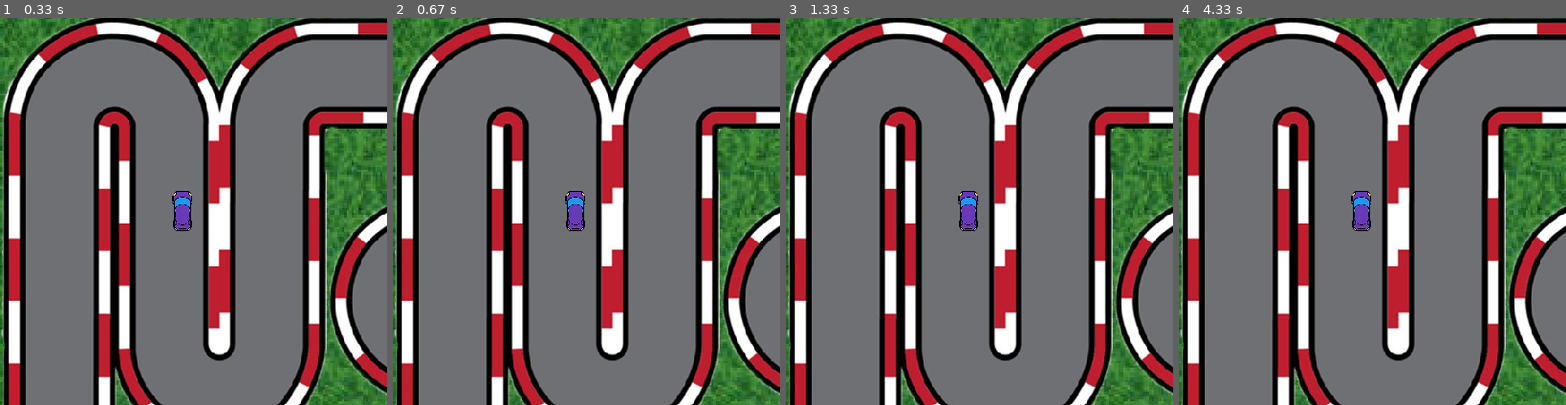
Above: before the commit, frames 1-4 (left to right).
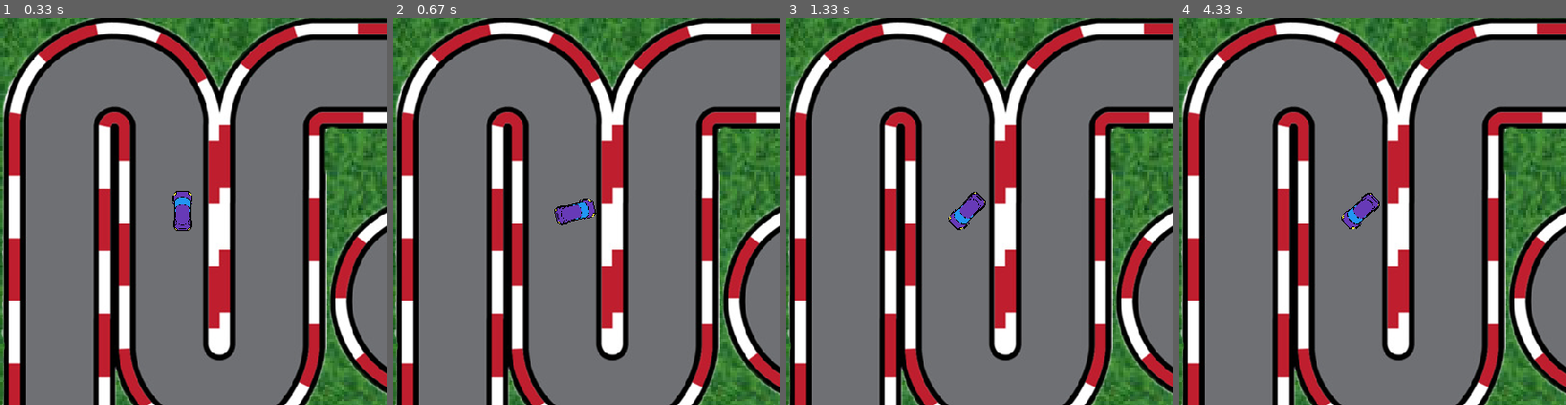
Above: after the commit, the same moments.

Repository: lhaykus/Pygame-Racing-Car-Game
Game: pygame game, started from main.py
Two runs of this game, one before a commit and one after it. Both use one fixed random seed, a clock stepped at 60 frames per second and the inputs below.
Inputs:
- Up to frame 1 (0.33 s): no input
- Up to frame 2 (0.67 s): hold D from 0.33 s (still down)
- Up to frame 3 (1.33 s): release D at 0.8 s; hold D 0.83-1.3 s
- Up to frame 4 (4.33 s): hold A 1.33-1.87 s; hold A 1.9-2.3 s; hold D 2.33-2.97 s; hold A 3-3.47 s; hold D 3.5-3.97 s; hold D from 4 s (still down)
The pictures show only the part of the screen within x 0-50%, y 2-52%; the shares and areas given below are measured in that part.

Frame 1 is identical in both runs. In frame 2, 0.6% of the frame differs, in the area x 41-53%, y 44-56%; in frame 3, 0.5%; in frame 4, 0.5%.

Commit message:
able to roate car using WASD

Diff:
--- a/main.py
+++ b/main.py
@@ -109,4 +109,16 @@
             run = False
             break
 
+    #moving the car while pressing keys
+    keys = pygame.key.get_pressed()
+        #if moving car left (pressing A key)
+        # using WASD to move car
+        # K_SPACE, K-SHIFT = move with space or shift key
+    if keys[pygame.K_a]:
+            player_car.rotate(left=True)
+        #pressing D to move car to the right
+    if keys[pygame.K_d]:
+            player_car.rotate(right=True)
+
+
 pygame.quit()
